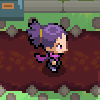
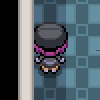
Before/after of a 100×100 layered artwork. What changed in the layer stack:
added layer "Capa 17" above "Capa 16" over [50, 0, 100, 51]
added layer "Capa 16" above "Capa 15" over [0, 0, 100, 100]
added layer "Capa 15" above "Capa 14" over [0, 0, 100, 100]
added layer "Capa 14" above "Capa 13" over [0, 0, 100, 100]
added layer "Capa 13" above "Capa 12" over [0, 0, 100, 100]
added layer "Capa 12" above "Capa 11" over [0, 0, 100, 100]
added layer "Capa 11" above "Capa 10" over [0, 0, 100, 100]
added layer "Capa 10" above "Capa 9" over [0, 0, 100, 100]
added layer "Capa 9" above "Capa 8" over [0, 0, 100, 100]
added layer "Capa 8" above "Capa 7" over [0, 0, 100, 100]
added layer "Capa 7" above "Capa 6" over [0, 0, 100, 100]